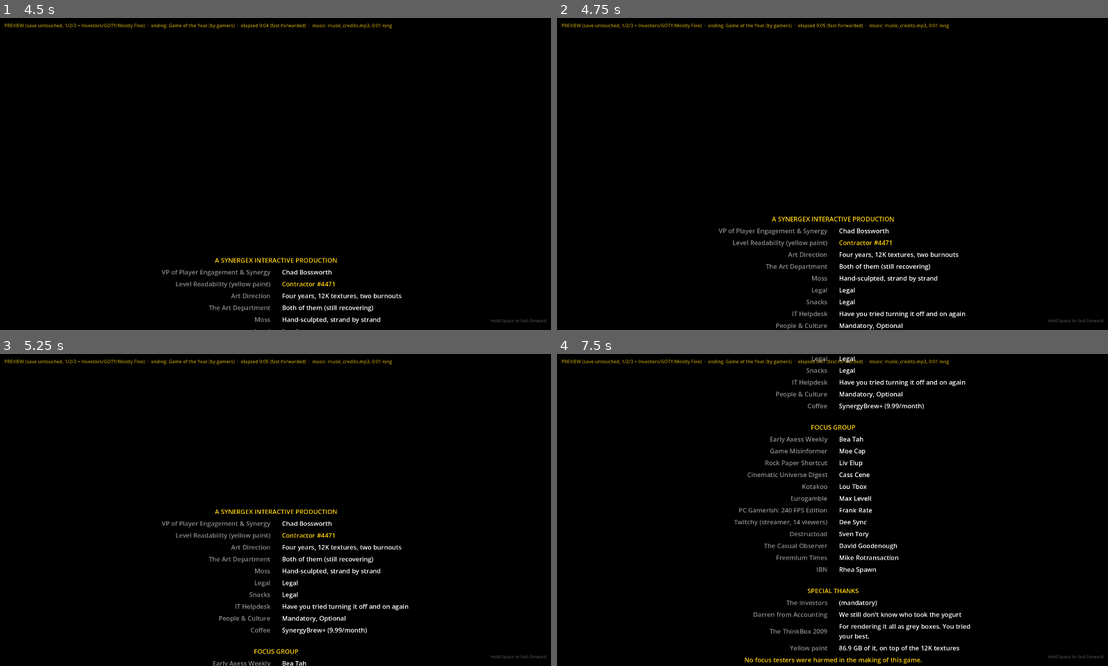
Above: before the commit, frames 1-4 (two rows, left to right).
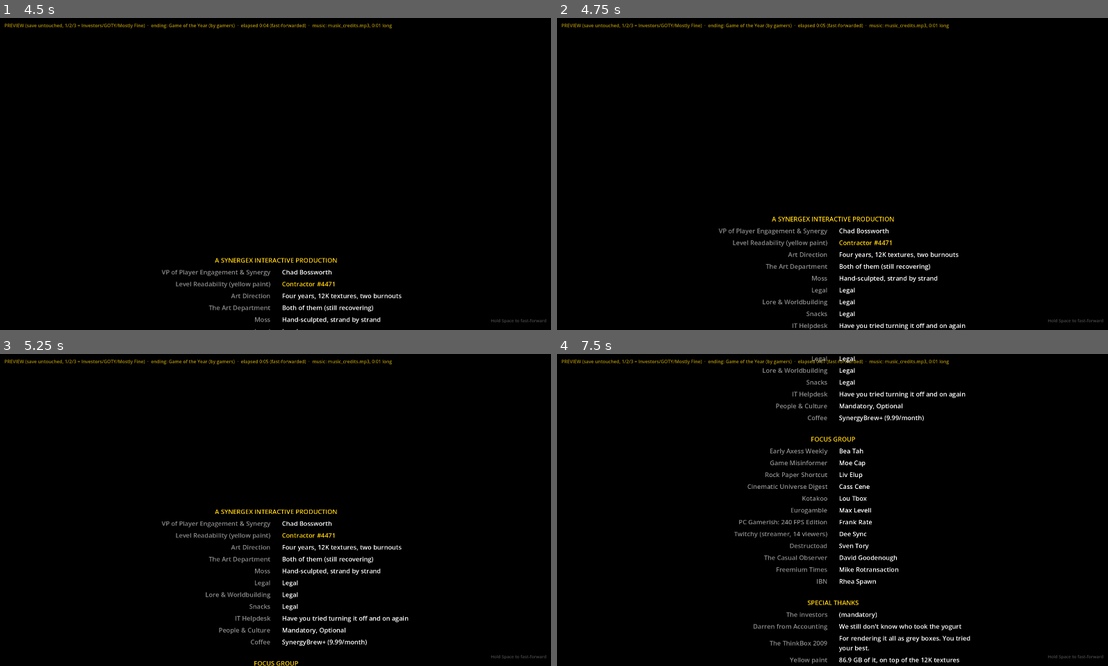
Above: after the commit, the same moments.

Repository: RSghr/yellow-paint
Game: Godot game, scene res://credits.tscn
Two runs of this game, one before a commit and one after it. Both use one fixed random seed, a clock stepped at 60 frames per second and the inputs below. This scene is started directly instead of the project's main scene.
Inputs (mouse positions are in pixels of both pictures, inside the frame that each line leads up to):
- Up to frame 1 (4.5 s): tap Enter (start_test) at 0.5, 1.25, 2.75 s; move the mouse to (396, 158) at 0.52 s; hold D (move_right) 0.53-1.25 s; hold Backspace (clear_paint) 0.53-1.25 s; click (396, 158) at 0.67 s; tap Space (jump) at 0.77, 3.77 s; drag from (165, 189) to (247, 236) at 1.27 s; tap R (reset_runner) at 2, 3.5 s; move the mouse to (330, 105) at 2.02 s; hold D (move_right) 2.03-2.75 s; hold N (next_level) 2.03-2.75 s; drag from (247, 236) to (110, 127) at 2.77 s; move the mouse to (440, 220) at 3.52 s; hold A (move_left) 3.53-4.25 s; hold Right mouse button (scrape) 3.53-4.25 s; drag from (110, 127) to (192, 96) at 4.27 s
- Up to frame 2 (4.75 s): no input
- Up to frame 3 (5.25 s): move the mouse to (303, 510) at 5.02 s; hold Tab (back_to_menu) from 5.03 s (still down); hold Enter (start_test) from 5.03 s (still down); click (303, 510) at 5.17 s
- Up to frame 4 (7.5 s): release Tab (back_to_menu) at 5.75 s; release Enter (start_test) at 5.75 s; drag from (749, 432) to (722, 525) at 5.77 s; move the mouse to (953, 494) at 6.52 s; hold T (fast_forward) 6.53-7.25 s; hold Q (toggle_spectator) 6.53-7.25 s; tap Space (jump) at 6.77 s; drag from (722, 525) to (804, 572) at 7.27 s

Frame 1 is identical in both runs. In frame 2, 0.6% of the frame differs, in the area x 37-75%, y 90-100%; in frame 3, 1.3%; in frame 4, 5.3%, in the area x 32-76%, y 4-100%.

Commit message:
Patch notes: Finance's spreadsheet becomes lore. Credits: Lore & Worldbuilding = Legal
Co-Authored-By: Claude Opus 5.5 <noreply@anthropic.com>
Claude-Session: https://claude.ai/code/session_01W5jG8cMnz72ugdxaP4H6QQ

Diff:
--- a/credits.gd
+++ b/credits.gd
@@ -152,6 +152,7 @@
 		["The Art Department", "Both of them (still recovering)"],
 		["Moss", "Hand-sculpted, strand by strand"],
 		["Legal", "Legal"],
+		["Lore & Worldbuilding", "Legal"],
 		["Snacks", "Legal"],
 		["IT Helpdesk", "Have you tried turning it off and on again"],
 		["People & Culture", "Mandatory, Optional"],
--- a/mail_writer.gd
+++ b/mail_writer.gd
@@ -287,9 +287,9 @@
 	if n == 0:
 		return "Zero hotfixes were applied during playtests. Legal is suspicious."
 	if over == 0:
-		return ("The approved hotfix applied during the final playtests stayed within budget. Finance has framed the spreadsheet."
+		return ("The approved hotfix applied during the final playtests stayed within budget. Finance sent the spreadsheet to the Art Department, who made it part of the lore."
 			if n == 1 else
-			"The %d approved hotfixes applied during the final playtests stayed within budget. Finance has framed the spreadsheet." % n)
+			"The %d approved hotfixes applied during the final playtests stayed within budget. Finance sent the spreadsheet to the Art Department, who made it part of the lore." % n)
 	return "%d emergency red splats were painted during the final playtests, [b]%d over budget[/b]. They are now a permanent part of the art direction. Legal would like to know who painted them." % [n, over]
 
 
